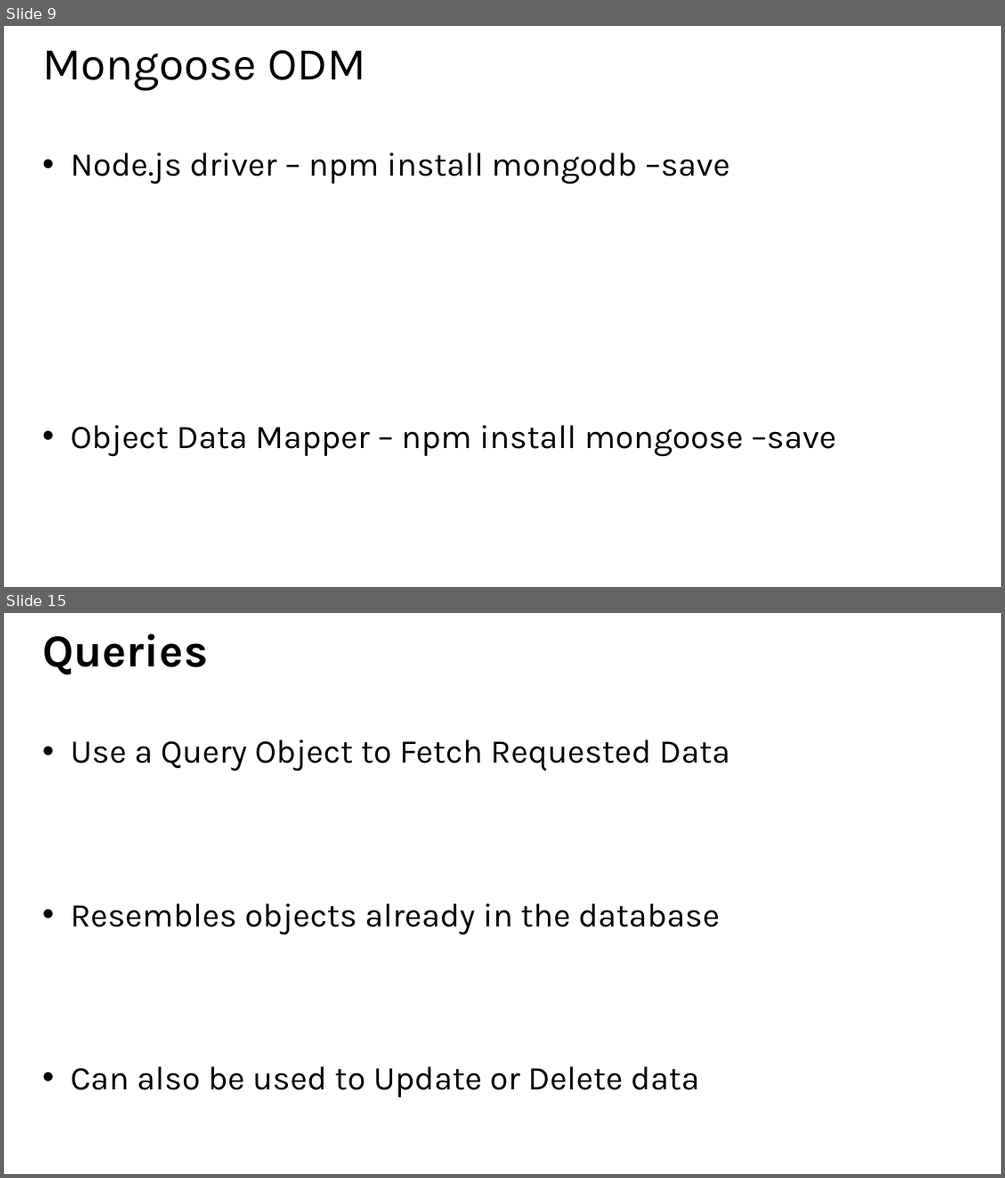
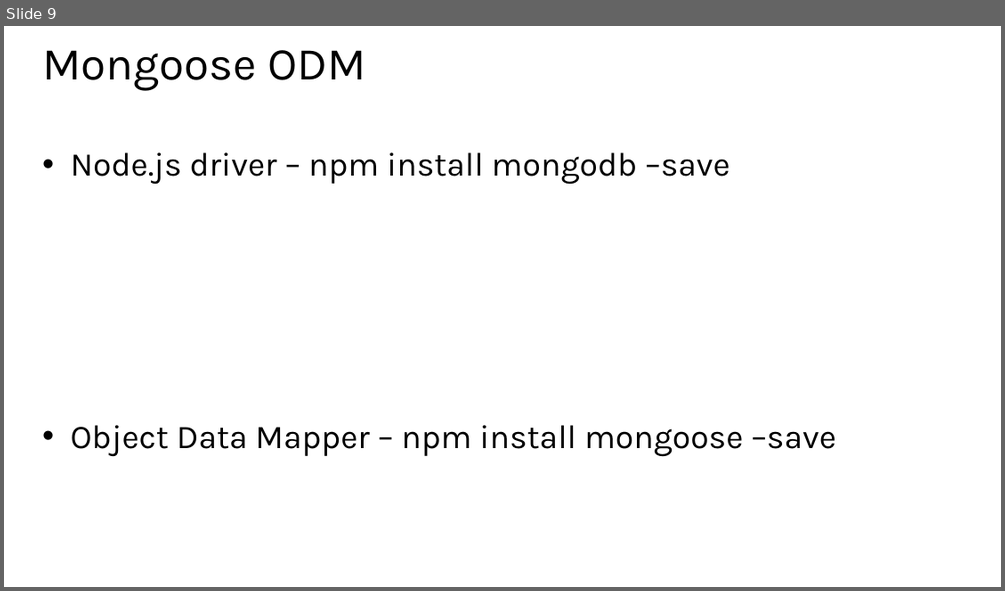
Before and after one commit to hwz/chirp, a slide deck: slides/module4.pptx. Shown one above the other, each under a label of ours: slides 9 and 15 before the commit, slide 9 after it; the slides between them are not shown. The pictures are 1005x1178 and 1005x591 pixels, drawn with LibreOffice and Linux fonts; fonts in the diff are those of the drawing. Boxes give left, top, right and bottom in pixels: in the first picture for what was removed or moved away, otherwise in the second. Text is boxed around its words. In the diff, an @@ line names an element or a change of style, - is before the commit and + after.

```diff
--- a/slides/module4.pptx
+++ b/slides/module4.pptx
@@ slide 15 removed at (x1=4, y1=613, x2=1001, y2=1174), background #FFFFFF @@
@@ title removed at (x1=42, y1=633, x2=208, y2=675) @@
-Queries
@@ text removed at (x1=71, y1=739, x2=730, y2=1097) @@
-• Use a Query Object to Fetch Requested Data
-• Resembles objects already in the database
-• Can also be used to Update or Delete data
```
Also in this commit, not shown: 6 slides changed, 1 slide added, 1 other slide removed, 2 other files.
